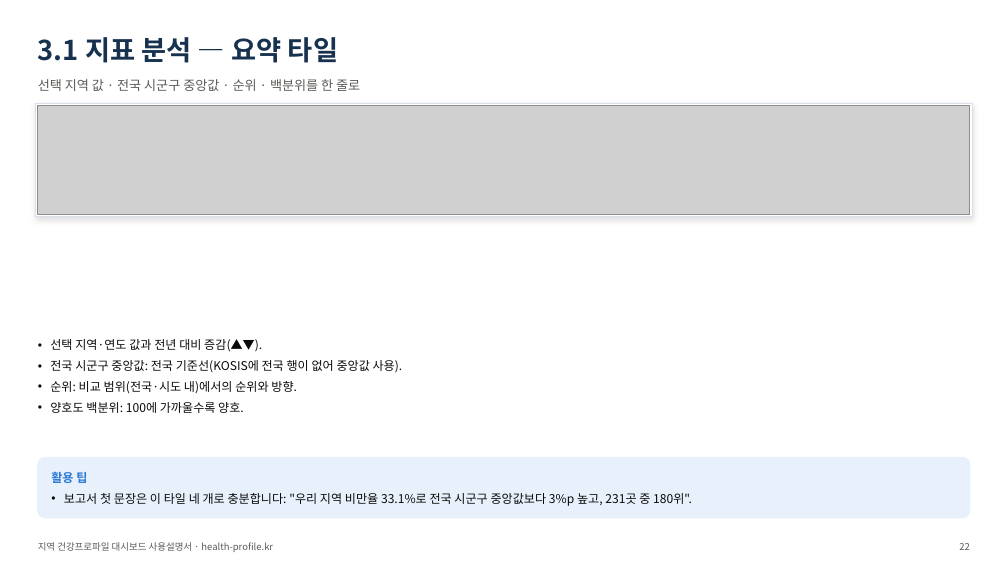
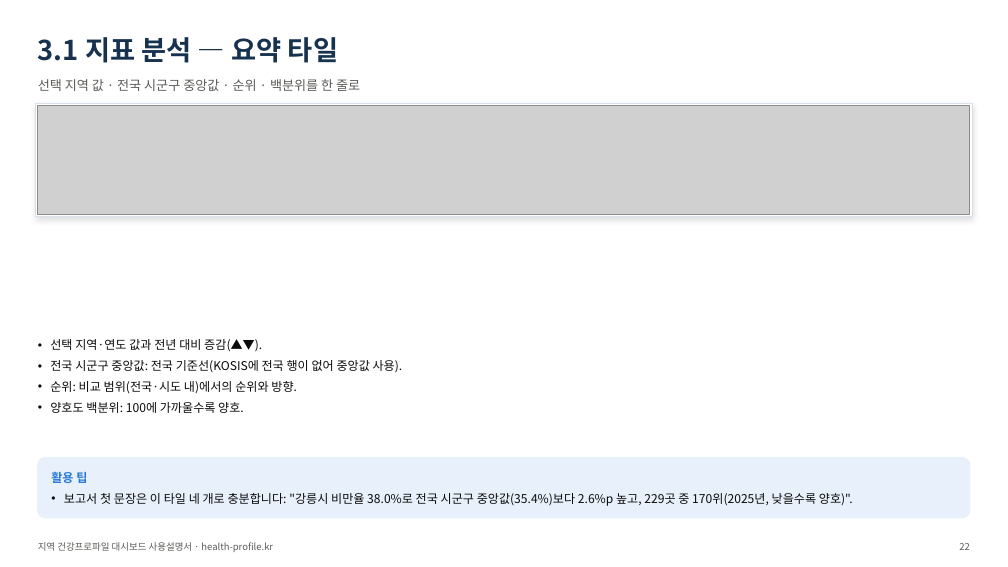
Before and after one commit to soonryu74/soonryu74.github.io, a slide deck: slide 22 of health-dashboard/docs/지역건강프로파일_대시보드_사용설명서_v1.pptx. Drawn at 1008x567 pixels with LibreOffice and Linux fonts; fonts in the diff are those of the drawing; grey boxes stand for pictures. Boxes give left, top, right and bottom in pixels: in the first picture for what was removed or moved away, otherwise in the second. Text is boxed around its words. In the diff, an @@ line names an element or a change of style, - is before the commit and + after.

```diff
--- a/health-dashboard/docs/지역건강프로파일_대시보드_사용설명서_v1.pptx
+++ b/health-dashboard/docs/지역건강프로파일_대시보드_사용설명서_v1.pptx
@@ text at (64, 493, 853, 506): text changed @@
-• 보고서 첫 문장은 이 타일 네 개로 충분합니다: "우리 지역 비만율 33.1%로 전국 시군구 중앙값보다 3%p 높고, 231곳 중 180위".
+• 보고서 첫 문장은 이 타일 네 개로 충분합니다: "강릉시 비만율 38.0%로 전국 시군구 중앙값(35.4%)보다 2.6%p 높고, 229곳 중 170위(2025년, 낮을수록 양호)".
```
Also in this commit, not shown: 12 other slides changed, 52 other files.
